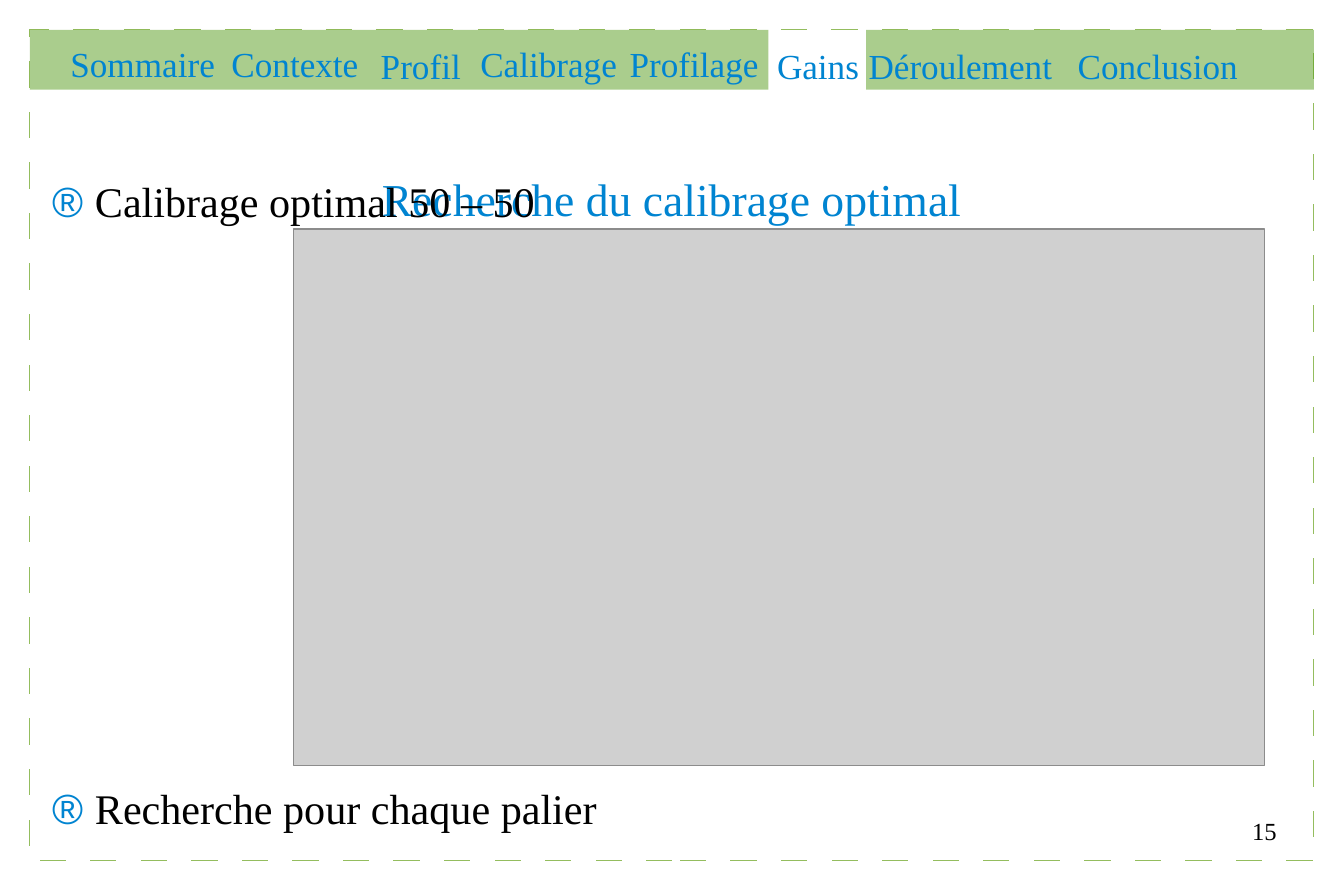
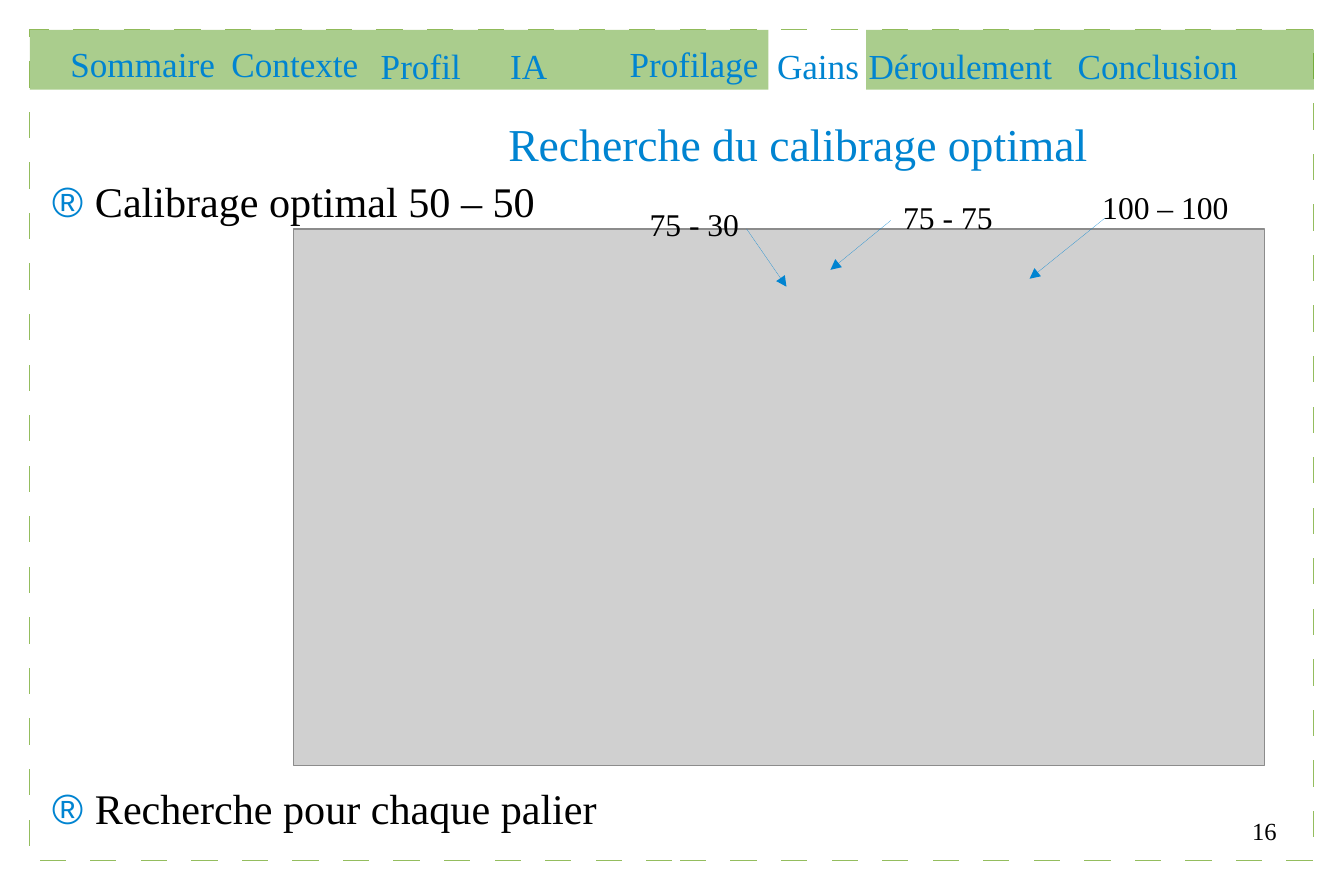
Before and after one commit to Gouga34/TERM1_Poker, a slide deck: slide 16 of Soutenance/presentation.odp (slide 15 before the commit). Drawn at 1344x896 pixels with LibreOffice and Linux fonts; fonts in the diff are those of the drawing; grey boxes stand for pictures. Boxes give left, top, right and bottom in pixels: in the first picture for what was removed or moved away, otherwise in the second. Text is boxed around its words. In the diff, an @@ line names an element or a change of style, - is before the commit and + after.

```diff
--- a/Soutenance/presentation.odp
+++ b/Soutenance/presentation.odp
@@ text removed at (480,52,617,84) @@
-Calibrage
@@ text added at (510,56,547,79), 20 pt, text #0084D1 @@
+IA
@@ text "Recherche du calibrage optimal": place and size @@
-text "Recherche du calibrage optimal" at (382,184,960,225)
+text "Recherche du calibrage optimal" at (508,129,1087,171)
@@ text added at (903,208,993,235), 18 pt, text #000000 @@
+75 - 75
@@ text added at (1102,198,1228,221), 18 pt, text #000000 @@
+100 – 100
@@ text added at (650,212,739,237), 18 pt, text #000000 @@
+75 - 30
@@ arrow added from (747, 229) to (786, 287), #0084D1 0 pt @@
@@ arrow added from (891, 220) to (831, 269), #0084D1 0 pt @@
@@ arrow added from (1105, 217) to (1029, 278), #0084D1 0 pt @@
@@ page number at (1252,823,1277,841): text changed @@
-15
+16
```
Also in this commit, not shown: 17 other slides changed, 1 slide added, 1 other file.
